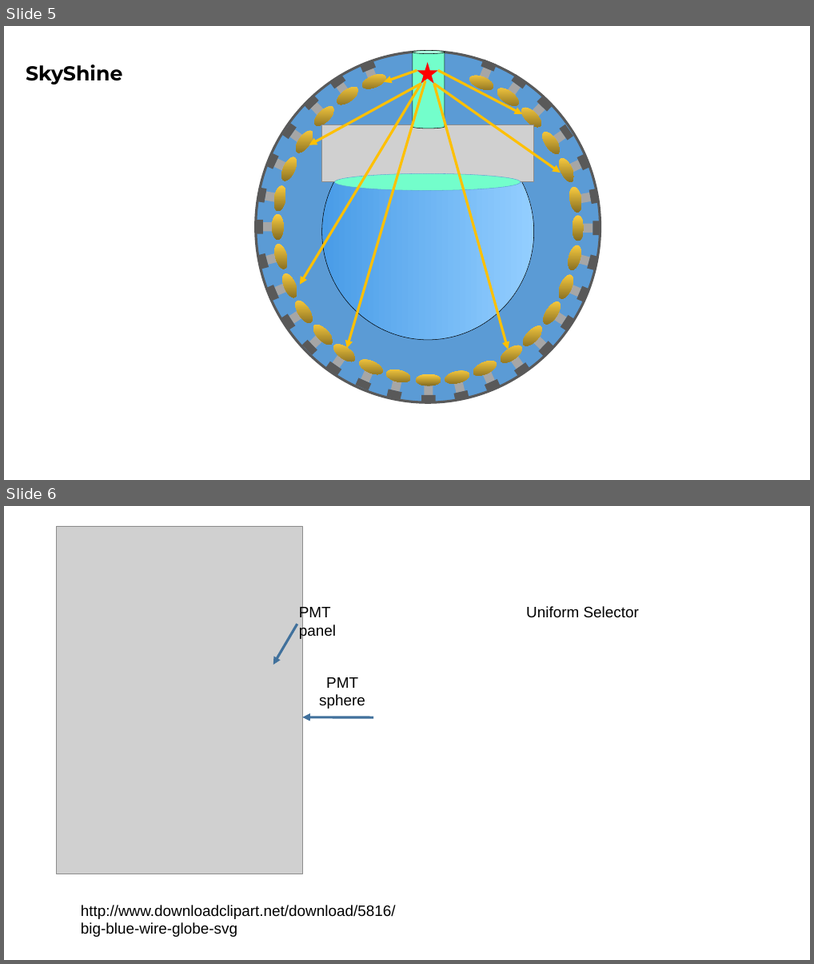
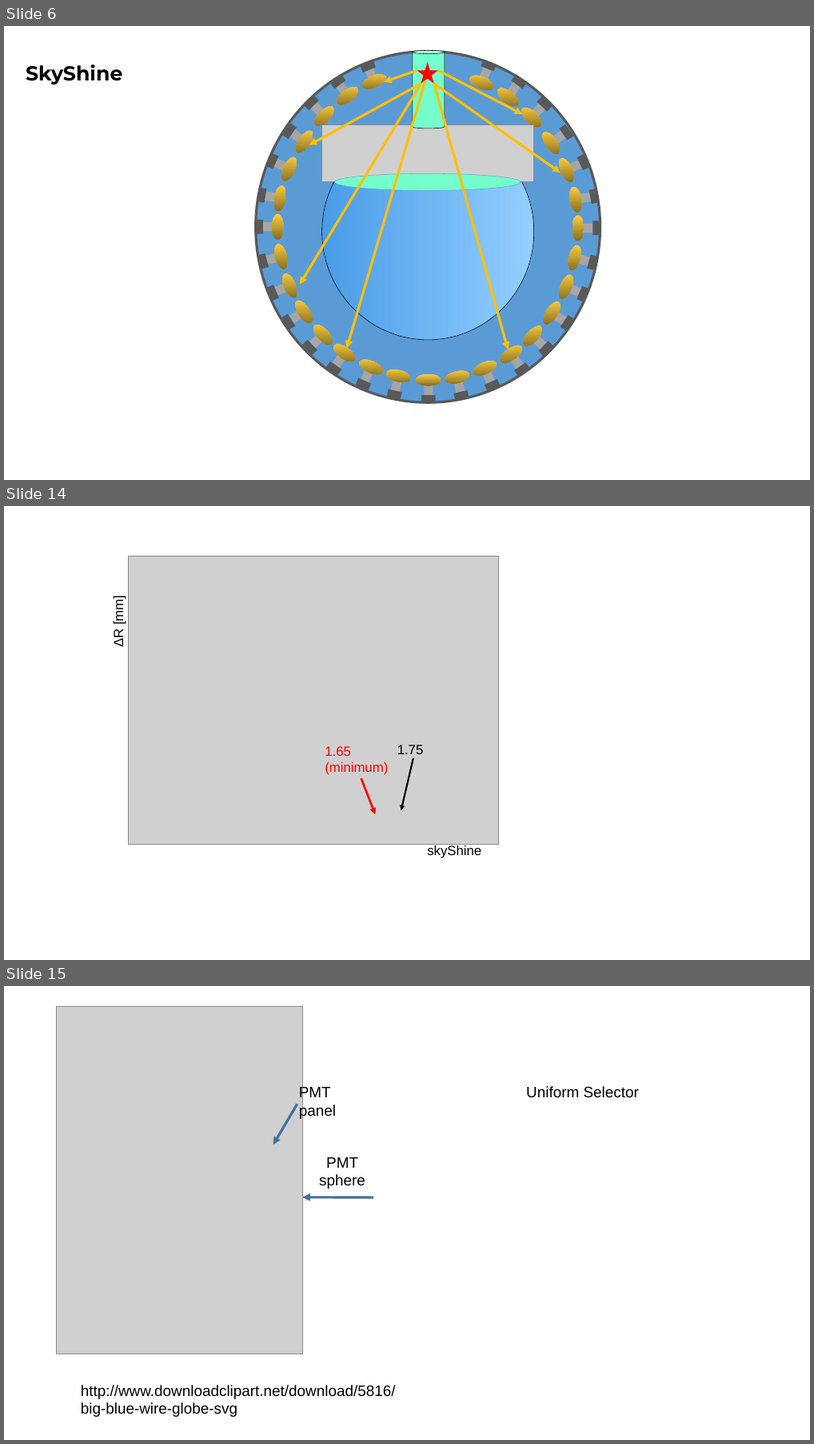
Before and after one commit to jhualberta/thesis, a slide deck: thesisPlots1.ppt. Shown one above the other, each under a label of ours: slides 5 and 6 before the commit, slides 6, 14 and 15 after it; the slides between them are not shown. The pictures are 814x964 and 814x1444 pixels, drawn with LibreOffice and Linux fonts; fonts in the diff are those of the drawing; grey boxes stand for pictures. Boxes give left, top, right and bottom in pixels: in the first picture for what was removed or moved away, otherwise in the second. Text is boxed around its words. In the diff, an @@ line names an element or a change of style, - is before the commit and + after.

```diff
--- a/thesisPlots1.ppt
+++ b/thesisPlots1.ppt
@@ slide 14 added at box(4, 506, 810, 960), background #FFFFFF @@
@@ group added at box(111, 556, 498, 858): 4 texts, 2 arrows, 1 picture @@
+ΔR [mm]
+skyShine
+1.65 (minimum)
+1.75
@@ what was slide 5 is now slide 6 @@
@@ what was slide 6 is now slide 15 @@
```
Also in this commit, not shown: 3 slides changed, 8 other slides added, 5 slides removed, 31 other files.
